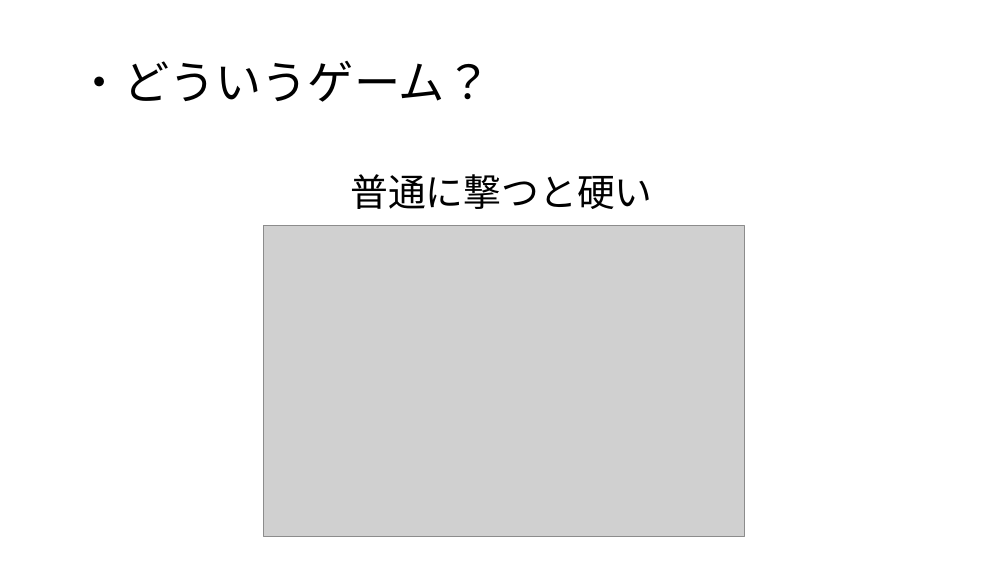
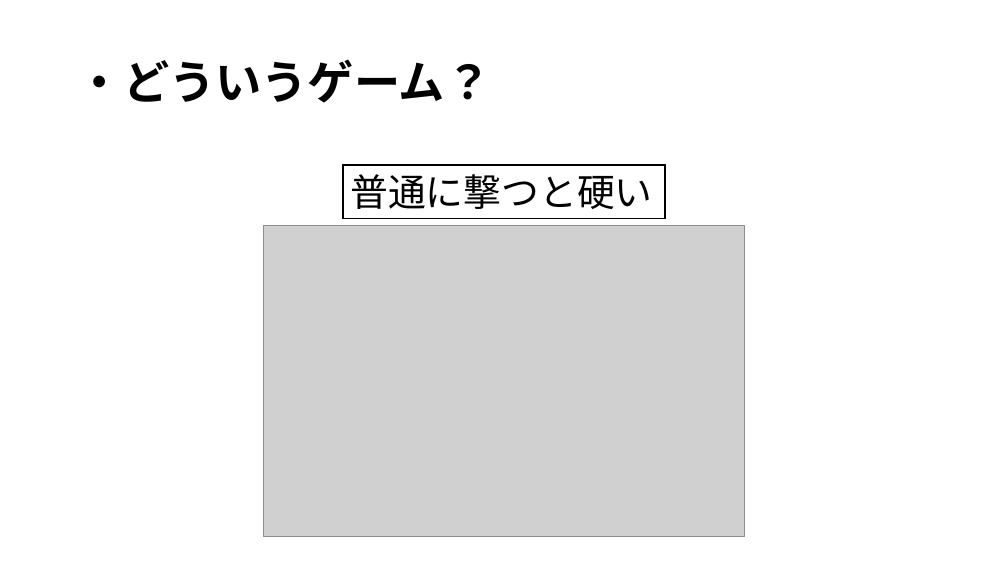
Before and after one commit to Tiger5286/WinterGame_2026, a slide deck: slide 3 of HackBot企画書.pptx. Drawn at 1008x567 pixels with LibreOffice and Linux fonts; fonts in the diff are those of the drawing; grey boxes stand for pictures; background and template pictures are left out. Boxes give left, top, right and bottom in pixels: in the first picture for what was removed or moved away, otherwise in the second. Text is boxed around its words. In the diff, an @@ line names an element or a change of style, - is before the commit and + after.

```diff
--- a/HackBot企画書.pptx
+++ b/HackBot企画書.pptx
@@ title "・どういうゲーム？" at [77,59,491,103]: bold on @@
@@ rectangle "普通に撃つと硬い": place and size @@
-rectangle "普通に撃つと硬い" at [350,174,652,209]
+rectangle "普通に撃つと硬い" at [343,165,665,219]
@@ rectangle "普通に撃つと硬い" at [343,165,665,219]: fill none to #FFFFFF; outline none to #000000 1.5 pt @@
```
Also in this commit, not shown: 6 other slides changed, 1 other file.
